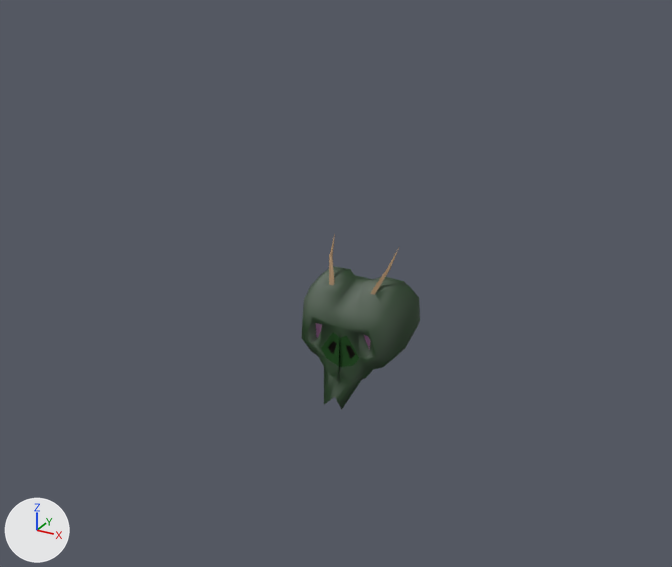
An edit to the Blender file blenderFiles/bug_EnemyHead.blend, drawn before and after from the same camera.
Before and after are seen from a 50 mm lens placed at (10.61, -20.42, 11.97), pointed at (-0.39, -0.41, 1.97). The axes (+X, +Y, +Z) are drawn at lower left. The lights are the same throughout.

Script lines for the objects in view, before the commit:
```python
me_plane_001 = bpy.data.meshes.new('Plane.001')
me_plane_001.from_pydata(...)  # 230 vertices, 190 faces; spans x -1.54..1.54, y -1.27..2.97, z -1.71..1.31
me_plane_001.polygons.foreach_set('use_smooth', [True] * 190)
# faces by material slot: [160, 16, 2, 10, 2]
me_plane_001.materials.append(mat_general)
me_plane_001.materials.append(mat_feelers)
me_plane_001.materials.append(mat_innernose)  # black #181613
me_plane_001.materials.append(mat_outernose)  # dark green #294f28
me_plane_001.materials.append(mat_eyes)
ob_plane = bpy.data.objects.new('Plane', me_plane_001)
ob_plane.location = (0.0, 0.0, 0.0)
ob_plane.rotation_euler = (1.571, 0.0, 0.0)  # degrees (90, 0, 0)
```
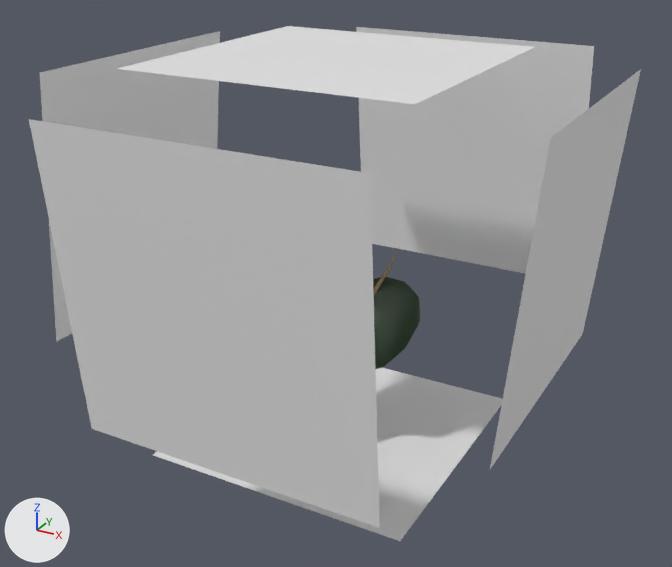
The change, as a list of edits to the scene's bpy script:
```text
Add me_plane_006:
    me_plane_006.from_pydata([(-1.0, -1.0, 0.0), (1.0, -1.0, 0.0), (-1.0, 1.0, 0.0), (1.0, 1.0, 0.0)], [], [(0, 1, 3, 2)])
Add ob_plane_006:
    ob_plane_006 = bpy.data.objects.new('Plane.006', me_plane_006)
    ob_plane_006.location = (0.37, -7.16, 3.83)
    ob_plane_006.rotation_euler = (0.0, 1.658, 4.712)  # degrees (0, 95, 270)
    ob_plane_006.scale = (3.76, 3.76, 3.76)
Add ob_plane_005:
    ob_plane_005 = bpy.data.objects.new('Plane.005', me_plane_006.copy())
    ob_plane_005.location = (0.37, 6.7, 3.83)
    ob_plane_005.rotation_euler = (0.0, 1.658, 4.712)  # degrees (0, 95, 270)
    ob_plane_005.scale = (3.76, 3.76, 3.76)
Add ob_plane_004:
    ob_plane_004 = bpy.data.objects.new('Plane.004', me_plane_006.copy())
    ob_plane_004.location = (5.68, -0.17, 3.83)
    ob_plane_004.rotation_euler = (0.0, 1.658, 0.0)  # degrees (0, 95, 0)
    ob_plane_004.scale = (3.76, 3.76, 3.76)
Add ob_plane_003:
    ob_plane_003 = bpy.data.objects.new('Plane.003', me_plane_006.copy())
    ob_plane_003.location = (-6.99, -0.17, 3.83)
    ob_plane_003.rotation_euler = (0.0, 1.658, 0.0)  # degrees (0, 95, 0)
    ob_plane_003.scale = (3.76, 3.76, 3.76)
Add ob_plane_002:
    ob_plane_002 = bpy.data.objects.new('Plane.002', me_plane_006.copy())
    ob_plane_002.location = (-0.47, -0.17, 7.89)
    ob_plane_002.scale = (3.76, 3.76, 3.76)
Add ob_plane_001:
    ob_plane_001 = bpy.data.objects.new('Plane.001', me_plane_006.copy())
    ob_plane_001.location = (-0.47, -0.17, -2.64)
    ob_plane_001.scale = (3.76, 3.76, 3.76)
```

Changed parts and their boxes [x1, y1, x2, y2] in the pictures (672 x 567 px):
'Plane.006', added
    after: [29, 119, 380, 528]
'Plane.005', added
    after: [356, 27, 594, 274]
'Plane.004', added
    after: [490, 69, 641, 469]
'Plane.002', added
    after: [117, 26, 534, 104]
'Plane.001', added
    after: [153, 368, 503, 541]
'Plane.003', added
    after: [40, 31, 220, 342]
'Plane', unchanged, covered by the edit
    before: [302, 235, 420, 409]
    after: [373, 248, 420, 369]
